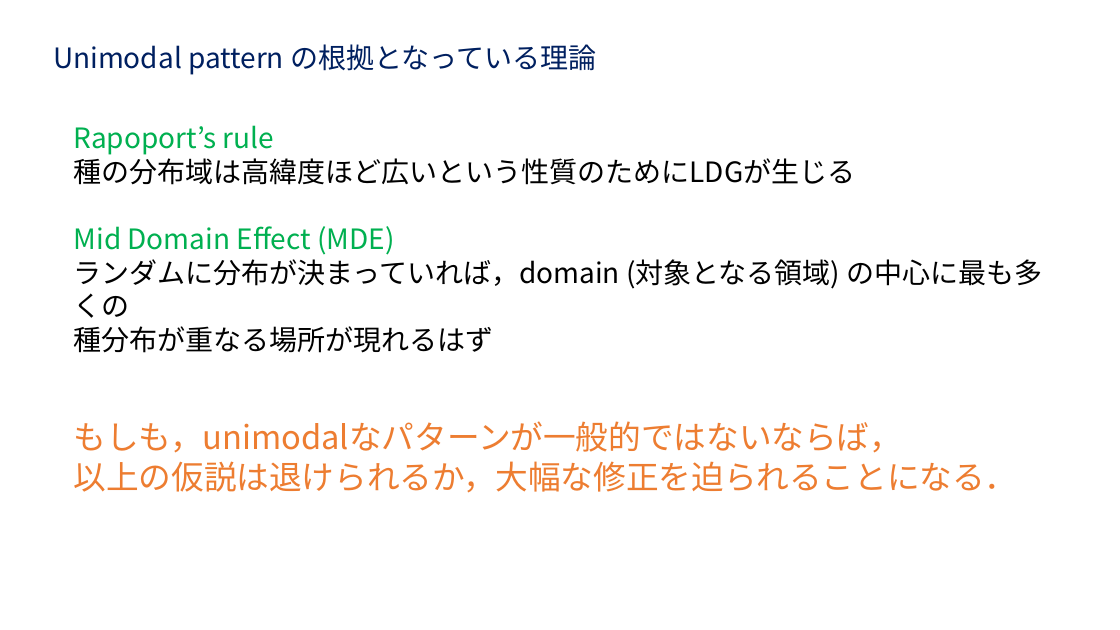
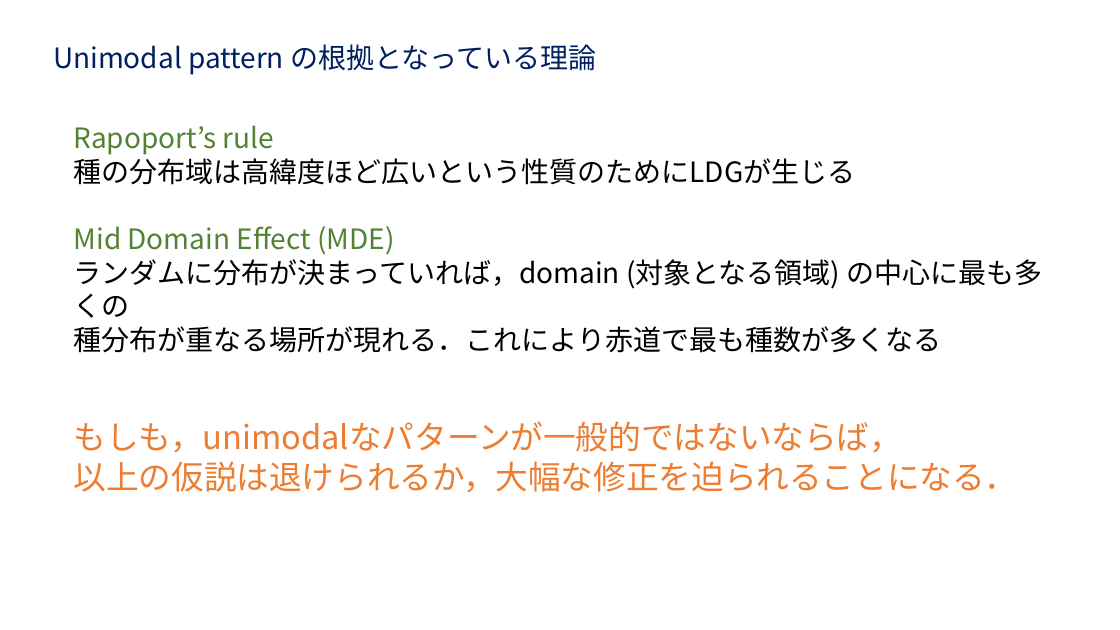
Before and after one commit to anchor200/Ronbun_yomi, a slide deck: slide 5 of data/Images/Chaudhary_etal_2016/Chaudhary_etal_2016.pptx (slide 4 before the commit). Drawn at 1120x630 pixels with LibreOffice and Linux fonts; fonts in the diff are those of the drawing. Boxes give left, top, right and bottom in pixels: in the first picture for what was removed or moved away, otherwise in the second. Text is boxed around its words. In the diff, an @@ line names an element or a change of style, - is before the commit and + after.

```diff
--- a/data/Images/Chaudhary_etal_2016/Chaudhary_etal_2016.pptx
+++ b/data/Images/Chaudhary_etal_2016/Chaudhary_etal_2016.pptx
@@ text at bbox=[74, 125, 394, 255]: text colour #00B050 to #548235 in "Rapoport’s rule", "Mid Domain Effect (MDE)" @@
@@ text at bbox=[74, 326, 941, 353]: text changed @@
-種分布が重なる場所が現れるはず
+種分布が重なる場所が現れる．これにより赤道で最も種数が多くなる
```
Also in this commit, not shown: 3 other slides changed, 7 slides added, 1 slide removed, 28 other files.
